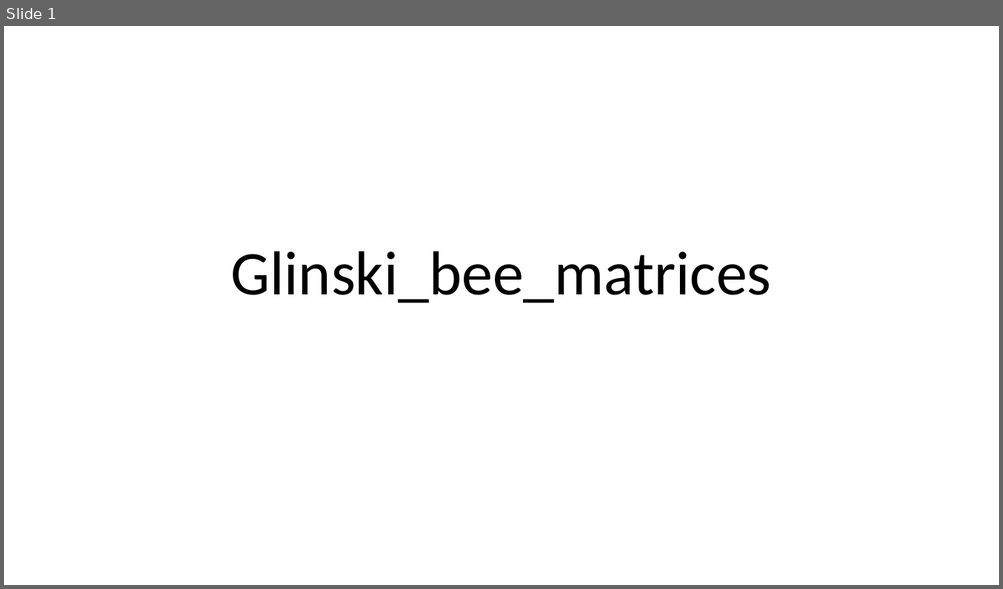
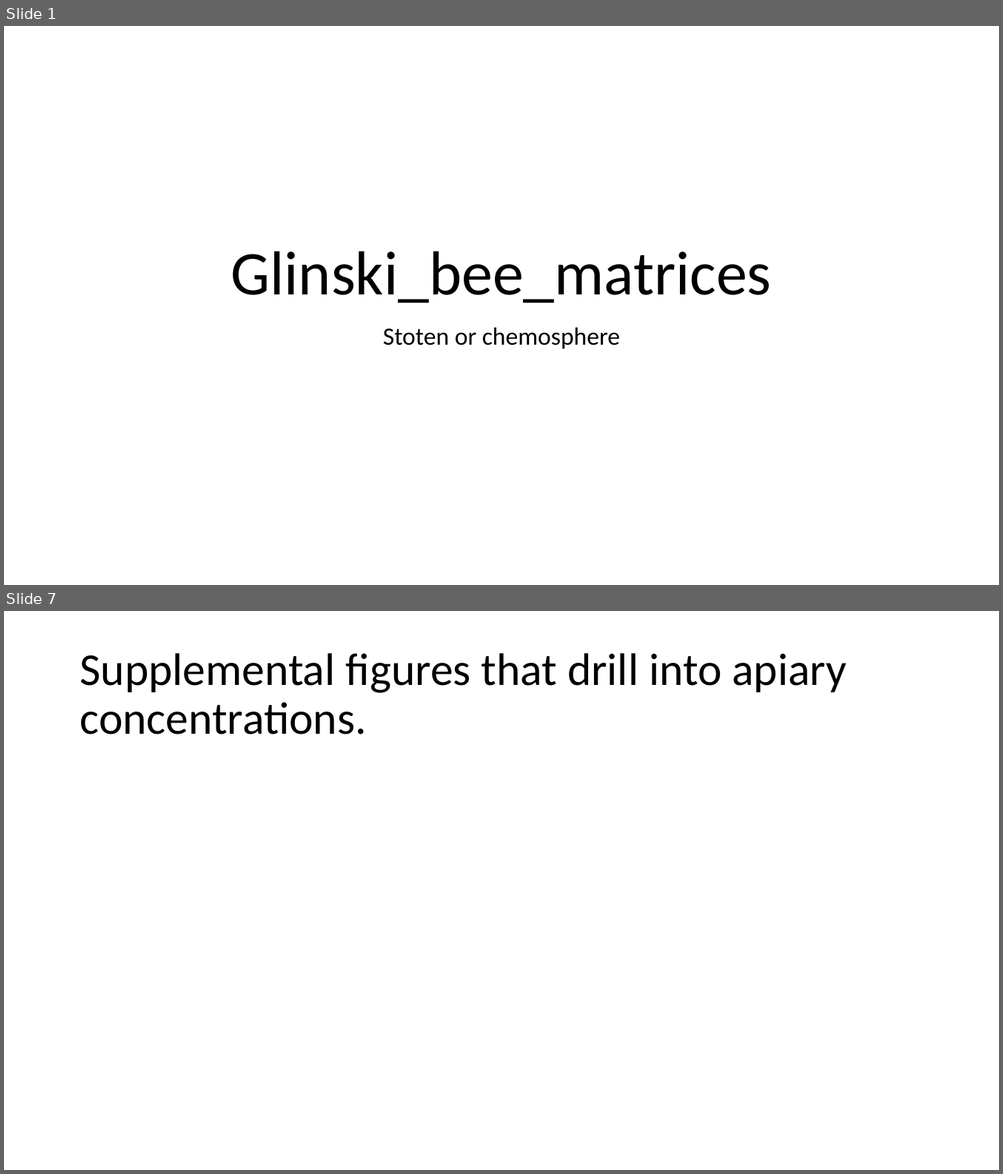
Before and after one commit to bee-modeling/glinski_bee_matrices, a slide deck: pptx/glinski_bee_matrices.pptx. Shown one above the other, each under a label of ours: slide 1 before the commit, slides 1 and 7 after it; the slides between them are not shown. The pictures are 1003x589 and 1003x1174 pixels, drawn with LibreOffice and Linux fonts; fonts in the diff are those of the drawing. Boxes give left, top, right and bottom in pixels: in the first picture for what was removed or moved away, otherwise in the second. Text is boxed around its words. In the diff, an @@ line names an element or a change of style, - is before the commit and + after.

Commit message:
boxplot comparisons for manuscript figure

```diff
--- a/pptx/glinski_bee_matrices.pptx
+++ b/pptx/glinski_bee_matrices.pptx
@@ slide 7 added at (4,611,999,1170), background #FFFFFF @@
@@ title added at (79,653,846,735), 44 pt, text #000000 @@
+Supplemental figures that drill into apiary concentrations.
@@ slide 1 changed as well @@
@@ subtitle added at (383,327,620,349), 24 pt, text #000000 @@
+Stoten or chemosphere
```
Also in this commit, not shown: 2 other slides changed, 3 other slides added, 3 slides removed, 4 other files.
